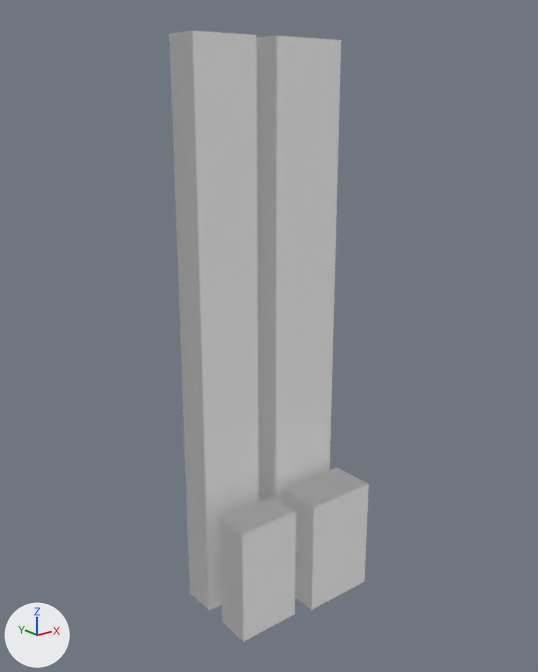
Before and after pictures for a commit that changed the glTF model assets/models/city_block_12345_6_07.glb.
Camera for both pictures: a camera (50 mm lens) standing at (-10.98, -13.48, 12.6) and looking at (-0.06, 0.16, 7.14). The lights are fixed; the arrows at lower left show +X, +Y and +Z. The picture after the commit comes second.

In view in the first picture: 'block_07'.
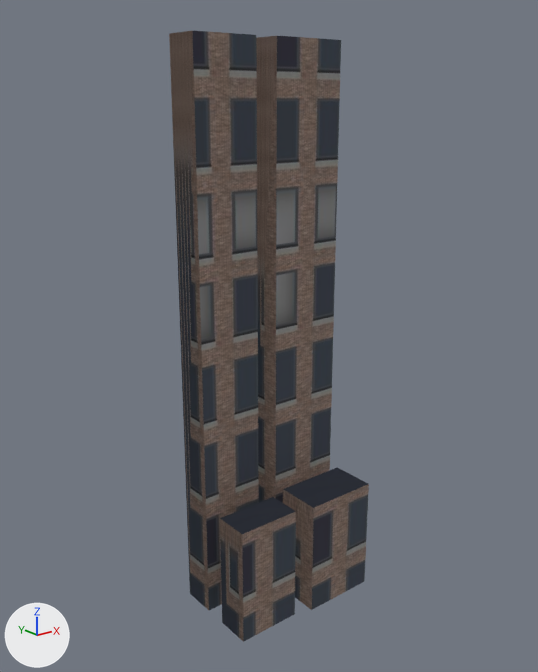
What changed in the scene script:
```text
Add img_image_0:
    img_image_0 = load_image('Image_0', '_unpacked/Image_0', 512, 512, 'sRGB')
Add mat_tier1:
    mat_tier1 = principled_material('tier1')
    mat_tier1.texture = img_image_0
    mat_tier1.roughness = 0.9
Add mat_tier1_002:
    mat_tier1_002 = principled_material('tier1.002')
    mat_tier1_002.texture = img_image_0
    mat_tier1_002.roughness = 0.9
Add mat_tier1_001:
    mat_tier1_001 = principled_material('tier1.001')
    mat_tier1_001.texture = img_image_0
    mat_tier1_001.roughness = 0.9
Add mat_tier1_003:
    mat_tier1_003 = principled_material('tier1.003')
    mat_tier1_003.texture = img_image_0
    mat_tier1_003.roughness = 0.9
Change me_block_07:
    where me_block_07.from_pydata(...)  # 32 vertices, 48 faces; spans x -1.95..2.1, y -1.35..1.35, z 0.0..14.0
    used by ob_block_07; location = (0.0, 0.0, 0.0)
    me_block_07 part 1: all 12 faces centred in x -1.95..-0.3, y 0.3..1.2, z 0.0..14.0 switch from mat_default (white #ffffff) to mat_tier1 (picture img_image_0)
    me_block_07 part 2: all 12 faces centred in x -1.95..-0.3, y -1.2..-0.3, z 0.0..3.0 switch from mat_default (white #ffffff) to mat_tier1_001 (picture img_image_0)
    me_block_07 part 3: all 12 faces centred in x 0.15..2.1, y 0.15..1.35, z 0.0..14.0 switch from mat_default (white #ffffff) to mat_tier1_002 (picture img_image_0)
    me_block_07 part 4: all 12 faces centred in x 0.15..2.1, y -1.35..-0.15, z 0.0..3.0 switch from mat_default (white #ffffff) to mat_tier1_003 (picture img_image_0)
    me_block_07 part 5: texture (UV) coordinates of 48 of 48 faces, centred in x -1.95..2.1, y -1.35..1.35, z 0.0..14.0, changed; they spanned u 0.0..0.0, v 0.0..0.0 and now span u 0.0..0.16, v 0.0..1.17
```

Boxes (x1, y1, x2, y2) around the edits, measured in the pictures (538 x 672 px):
'block_07', recoloured, surface changed (darker): (169, 31, 369, 642) in both
part 1 of me_block_07, recoloured (darker): (169, 31, 259, 610) in both
part 2 of me_block_07, recoloured (darker): (220, 497, 296, 642) in both
part 3 of me_block_07, recoloured (darker): (256, 36, 341, 503) in both
part 4 of me_block_07, recoloured (darker): (283, 467, 369, 610) in both
part 5 of me_block_07, surface changed (darker): (169, 31, 369, 642) in both
